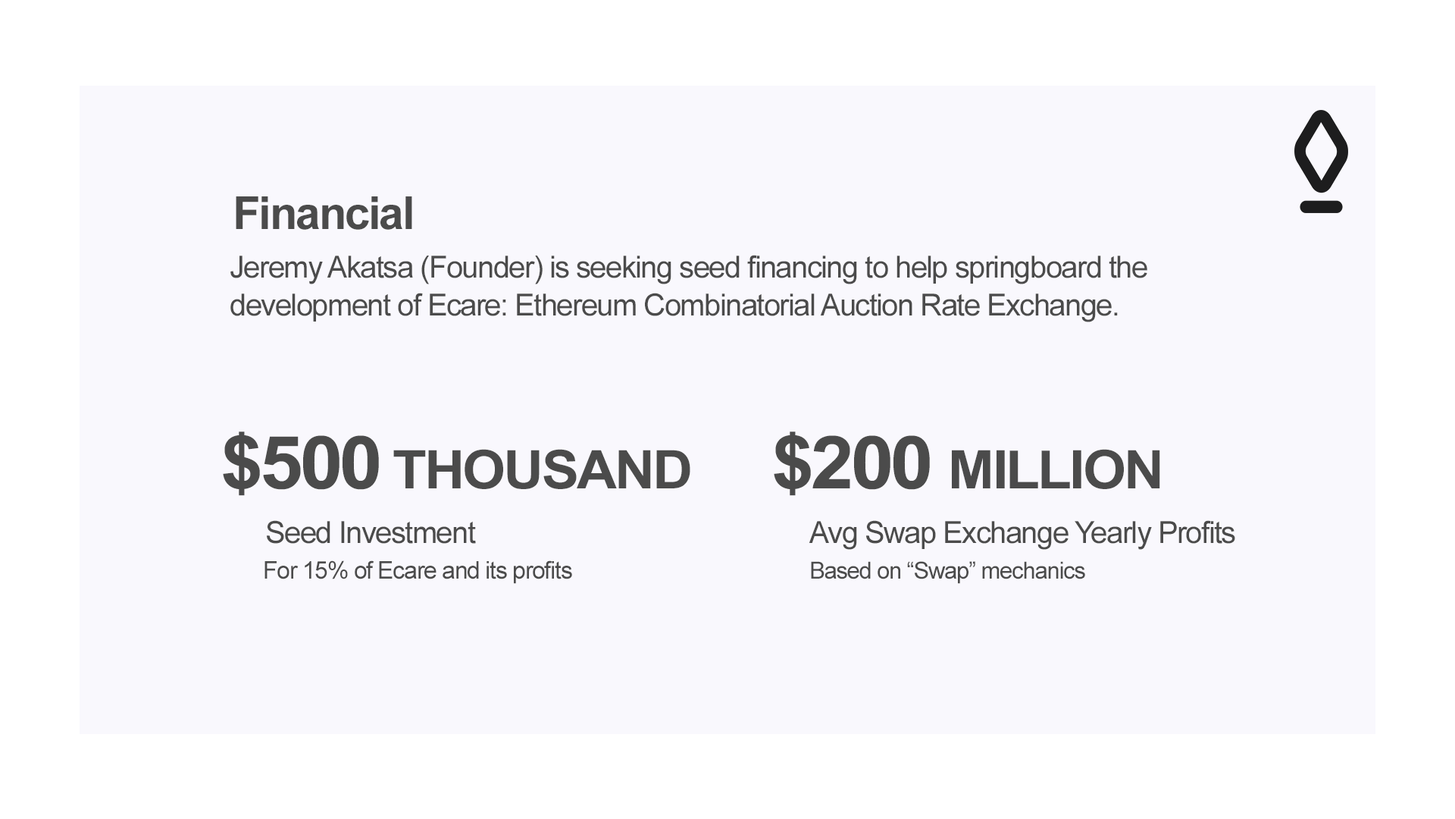
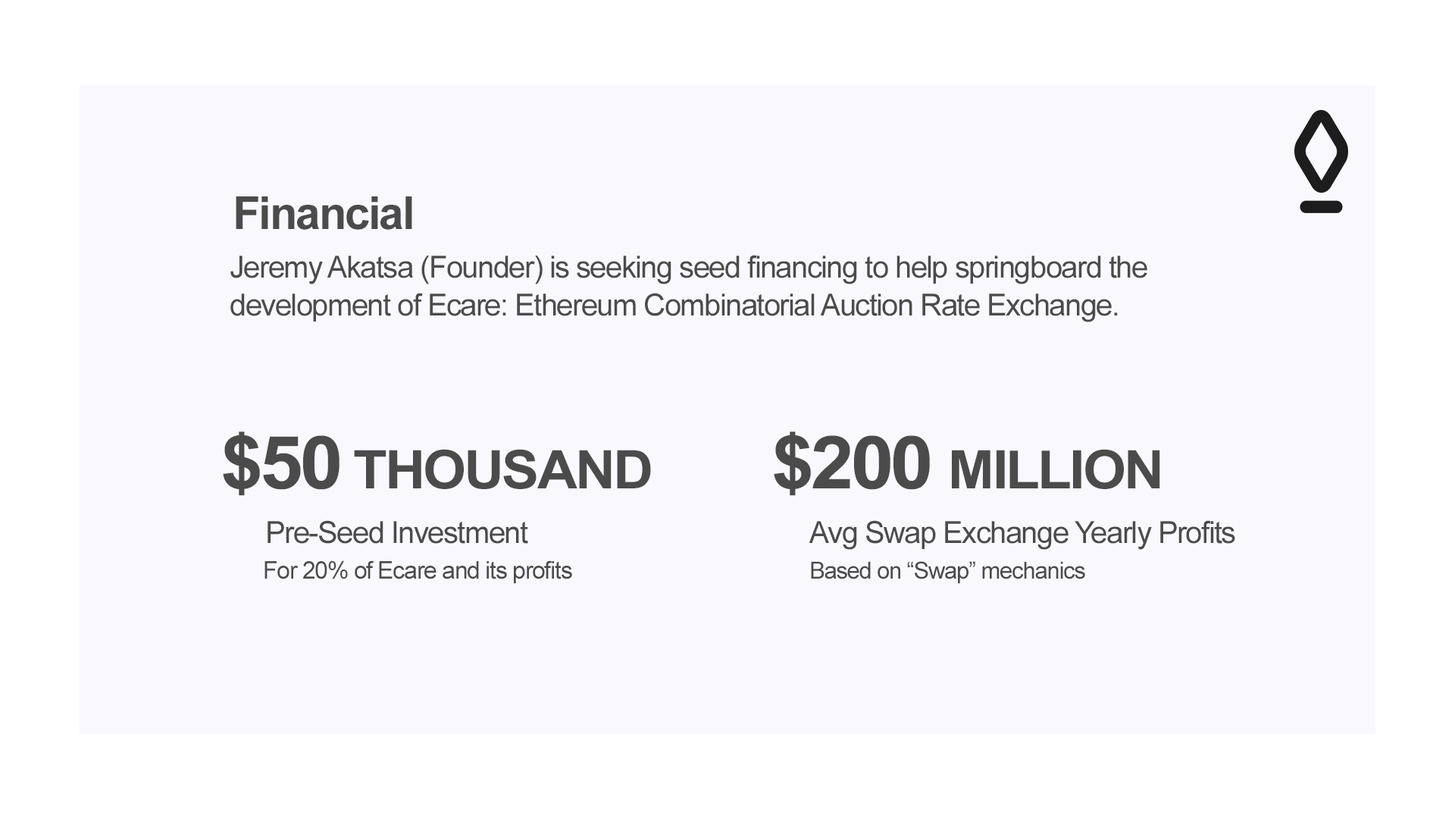
Layers edited between the first and the second 1455 × 819 image:
renamed "For 15% of Ecare and its profits" to "For 20% of Ecare and its profits", painted on it over [303, 560, 328, 580]
renamed "Seed Investment" to "Pre-Seed Investment", painted on it over [266, 519, 529, 544]
renamed "$500 THOUSAND" to "$50 THOUSAND", painted on it over [342, 435, 691, 490]
